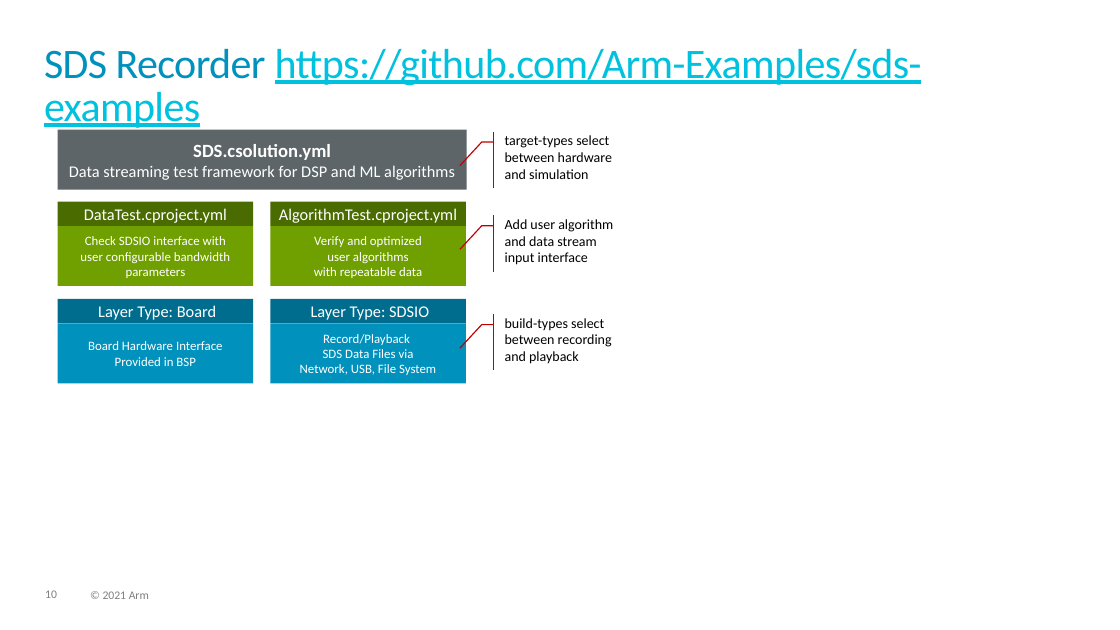
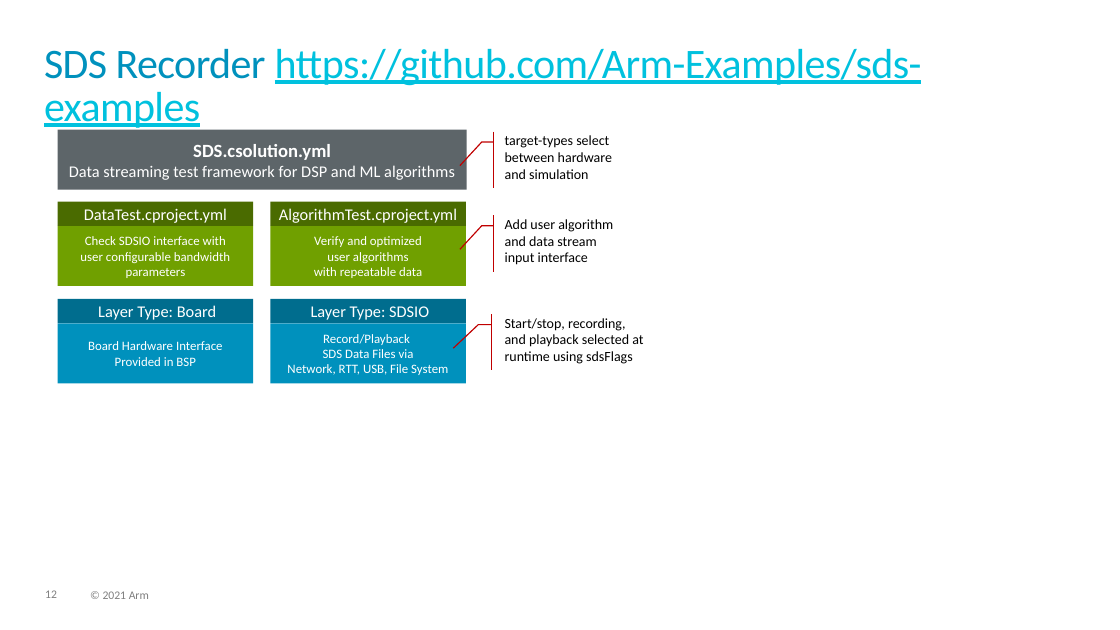
Before and after one commit to ARM-software/SDS-Framework, a slide deck: slide 12 of documentation/images/overview.pptx (slide 10 before the commit). Drawn at 1120x630 pixels with LibreOffice and Linux fonts; fonts in the diff are those of the drawing. Boxes give left, top, right and bottom in pixels: in the first picture for what was removed or moved away, otherwise in the second. Text is boxed around its words. In the diff, an @@ line names an element or a change of style, - is before the commit and + after.

```diff
--- a/documentation/images/overview.pptx
+++ b/documentation/images/overview.pptx
@@ text in accent callout at box(505, 318, 643, 364): text changed @@
-build-types select between recording
-and playback
+Start/stop, recording,
+and playback selected at runtime using sdsFlags
@@ accent callout "Start/stop, recording, and playback selected ...": place and size @@
-accent callout "Start/stop, recording, and playback selected ..." at box(505, 314, 643, 371)
+accent callout "Start/stop, recording, and playback selected ..." at box(505, 314, 663, 371)
@@ text in rectangle at box(287, 334, 448, 375): text changed @@
-Record/Playback
-SDS Data Files via
-Network, USB, File System
+Record/Playback
+SDS Data Files via
+Network, RTT, USB, File System
@@ page number at box(45, 590, 57, 598): text changed @@
-10
+12
```
Also in this commit, not shown: 3 other slides changed, 2 slides added, 11 other files.
